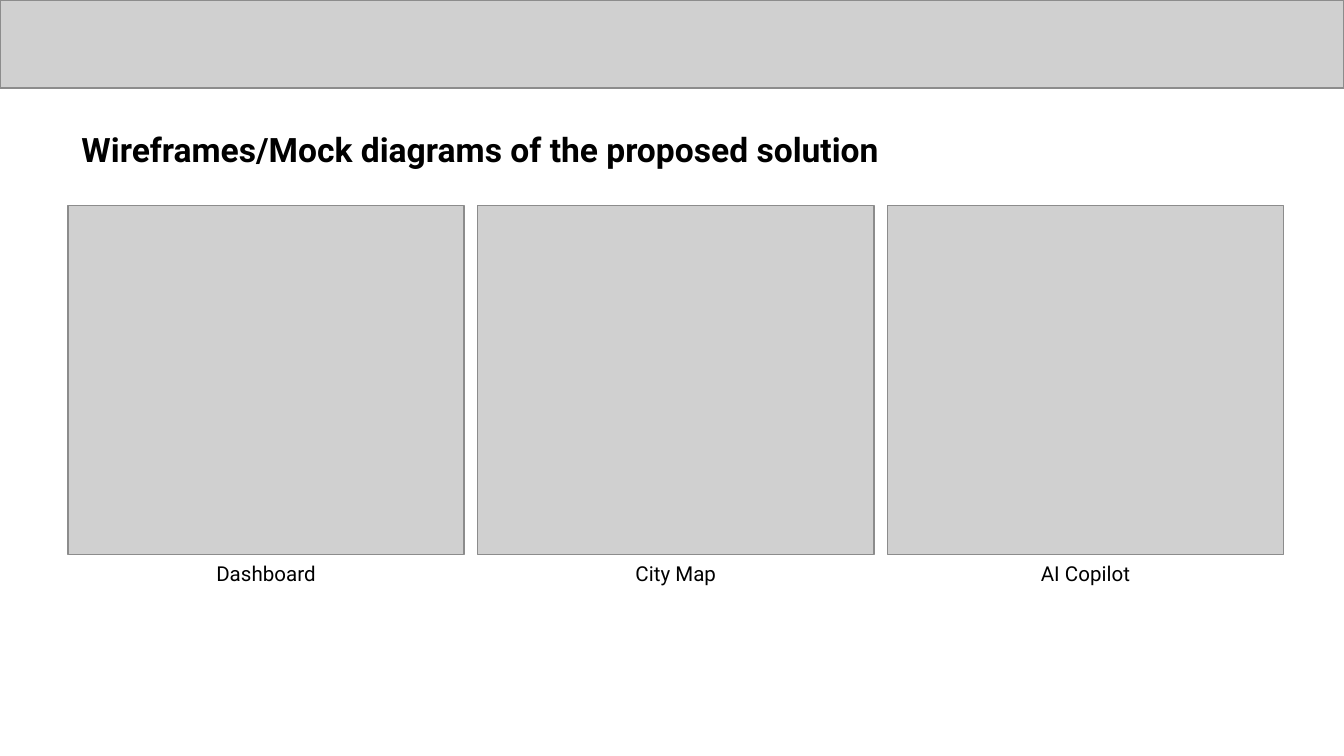
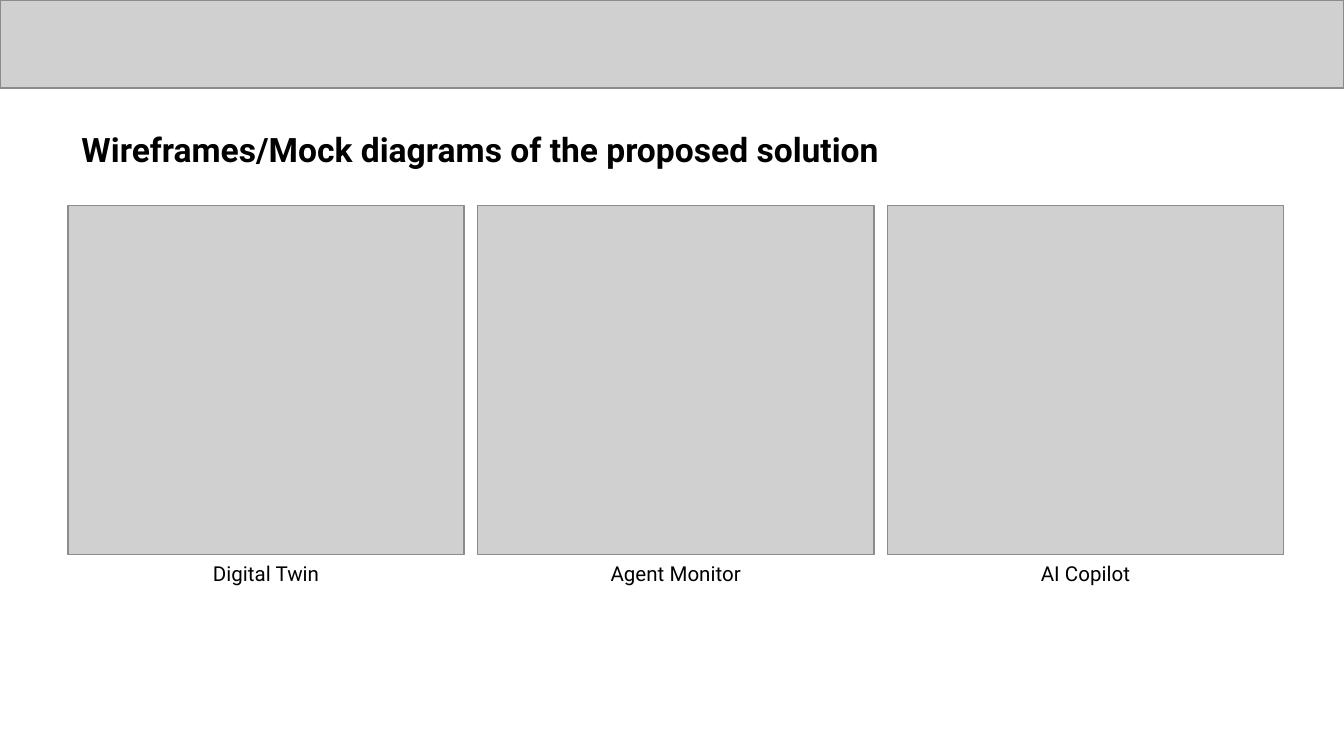
Before and after one commit to kairuxlabs/civitas-ai, a slide deck: slide 7 of docs/CityOS_Prototype_Submission_Deck.pptx. Drawn at 1344x756 pixels with LibreOffice and Linux fonts; fonts in the diff are those of the drawing; grey boxes stand for pictures. Boxes give left, top, right and bottom in pixels: in the first picture for what was removed or moved away, otherwise in the second. Text is boxed around its words. In the diff, an @@ line names an element or a change of style, - is before the commit and + after.

Commit message:
docs: refresh screenshots from live production deployment
Captured 4 new screenshots via Playwright against the actual deployed
app (frontend-eta-six-46.vercel.app / civitas-ai-backend.onrender.com):
dashboard (Digital Twin map), Agent Monitor tab, AI Copilot answering
a live query mid-pipeline-run, and the What-If Simulator modal.

The old dashboard/map/risk-radar/simulator screenshots were from a
prior UI (separate sidebar pages) that no longer matches the current
single-page Mission Control layout — replaced map.png and
risk-radar.png outright since those views don't exist anymore.

README: live deployment URLs filled in, Screenshots section updated
to match the new capture set.

```diff
--- a/docs/CityOS_Prototype_Submission_Deck.pptx
+++ b/docs/CityOS_Prototype_Submission_Deck.pptx
@@ text at [213,565,320,586]: text changed @@
-Dashboard
+Digital Twin
@@ text at [611,566,741,586]: text changed @@
-City Map
+Agent Monitor
```
Also in this commit, not shown: 1 other slide changed, 7 other files.
